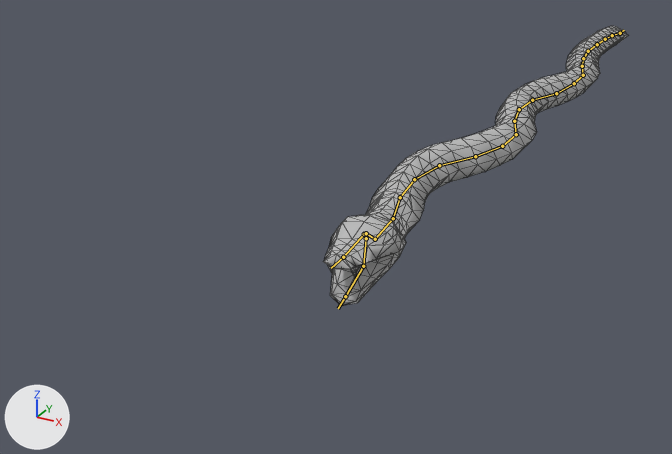
The Blender file rigs/snake/animation-snake-sidewinding.blend as it was, and as the next commit left it.
Rendered twice from a 50 mm lens placed at (1.24, -2.32, 1.26), pointed at (-0.63, 1.07, -0.44). The lights are fixed; the arrows at lower left show +X, +Y and +Z. The first picture is the older version. Both versions are drawn at frame 27 of the action 'Side winding'; the numbers are the values there. The bones that change, and the others that lie on the model, are drawn over the model as lines. Mesh edges are drawn as thin lines.

Names of what the first picture shows: 'SnakeMesh'.
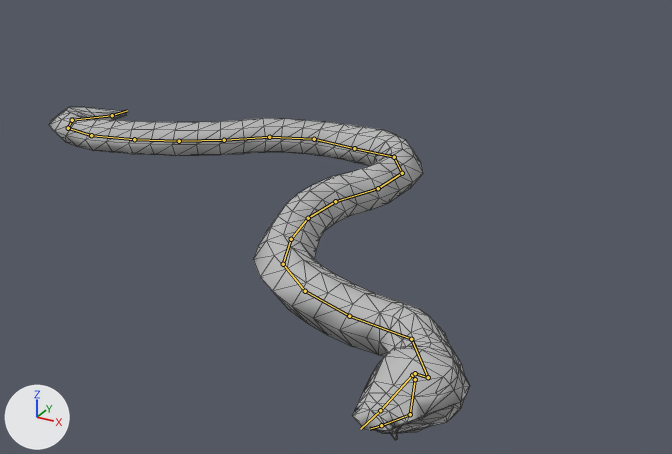
The change in detail:
Bone 'DRV_tail6' (bone_drv_tail6) moves from (0.0, 0.0, 0.0) to (-1.634, 0.0, 2.762).
Bone 'DRV_tail5' (bone_drv_tail5) moves from (0.0, 0.0, 0.0) to (-0.917, 0.0, 2.066).
Bone 'DRV_tail4' (bone_drv_tail4) moves from (0.137, 0.0, -0.005) to (-0.447, 0.0, 1.307).
Bone 'DRV_tail3' (bone_drv_tail3) moves from (0.0, 0.0, 0.0) to (-0.057, 0.0, 1.013).
Bone 'DRV_tail2' (bone_drv_tail2) moves from (0.133, 0.0, -0.011) to (-0.103, 0.007, 1.013).
Bone 'DRV_tail1' (bone_drv_tail1) moves from (0.0, 0.0, 0.0) to (-0.012, 0.0, 0.895).
Bone 'DRV_tail7' (bone_drv_tail7) moves from (0.0, 0.0, 0.0) to (-1.47, 0.0, 2.82).
Bone 'DRV_head' (bone_drv_head) moves from (0.102, -0.006, 0.001) to (0.542, 0.609, -0.103).
Bone 'DRV_head' (bone_drv_head) turns from (0, 0, 0) to (0, 1, 7) degrees about its own x, y and z.
Bone 'DRV_mouth' (bone_drv_mouth) turns from (0, 0, 0) to (-43, 1, 0) degrees about its own x, y and z.

What differs and where, as boxes (x1, y1, x2, y2) in the pictures (672 x 454 px):
'SnakeMesh', posed (37% wider, 19% taller)
    before: (323, 26, 629, 306)
    after: (49, 107, 469, 440)
